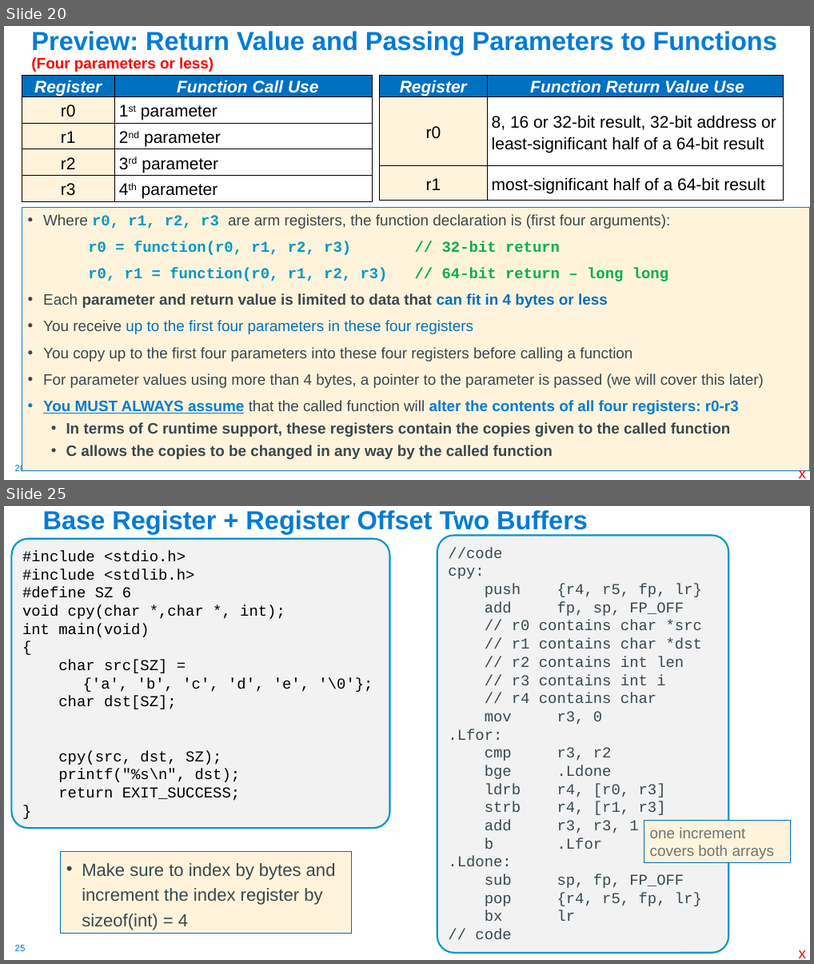
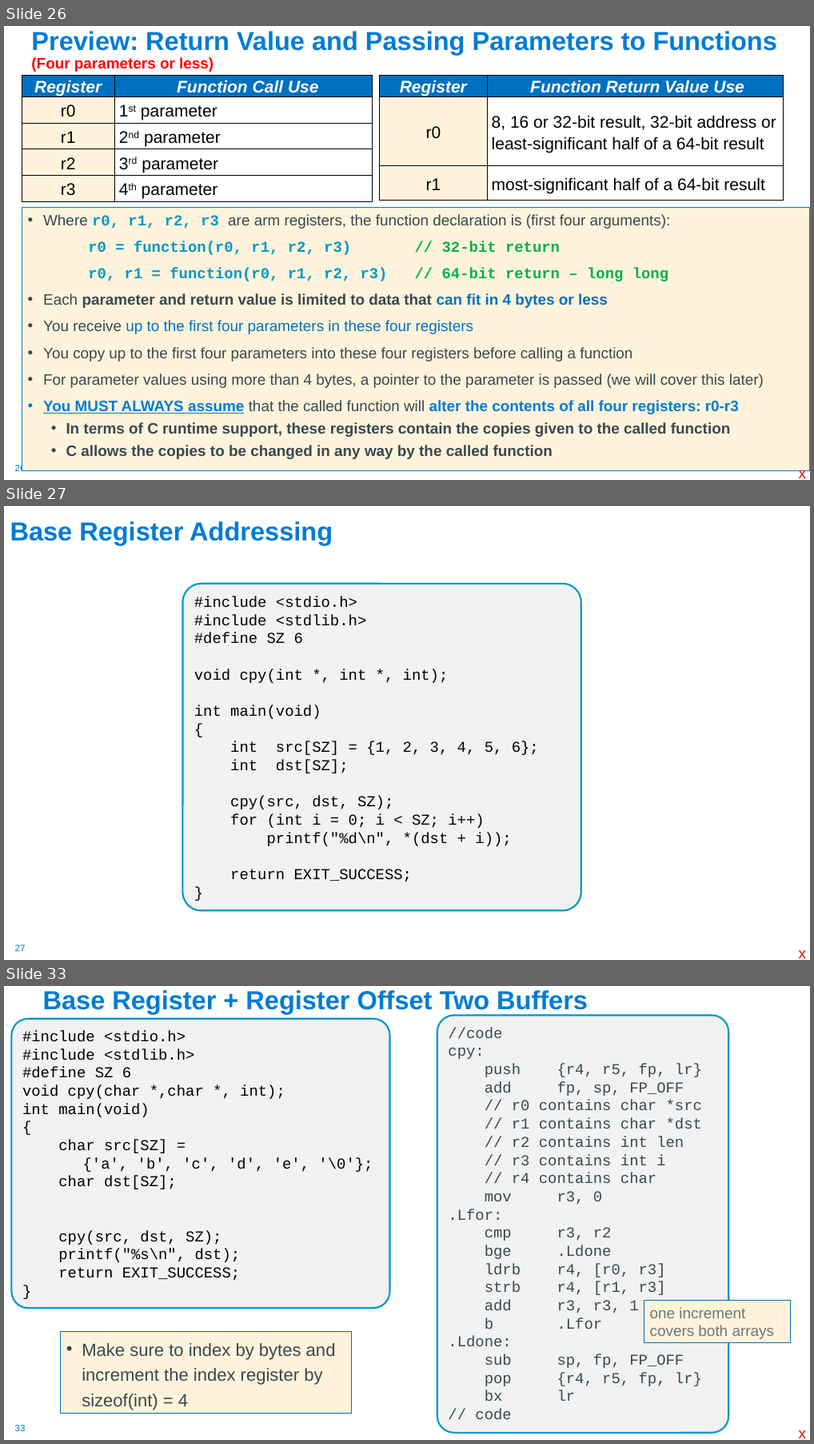
Before and after one commit to cse30-fa22/Muller_CSE30_Lecture_Slides, a slide deck: 08_Assm_Part3.pptx. Shown one above the other, each under a label of ours: slides 20 and 25 before the commit, slides 26, 27 and 33 after it; the slides between them are not shown. The pictures are 814x964 and 814x1444 pixels, drawn with LibreOffice and Linux fonts; fonts in the diff are those of the drawing. Boxes give left, top, right and bottom in pixels: in the first picture for what was removed or moved away, otherwise in the second. Text is boxed around its words. In the diff, an @@ line names an element or a change of style, - is before the commit and + after.

```diff
--- a/08_Assm_Part3.pptx
+++ b/08_Assm_Part3.pptx
@@ slide 27 added at (x1=4, y1=506, x2=810, y2=960), background #FFFFFF; not listed: 1 template element that a slide beside it also shows @@
@@ title added at (x1=10, y1=521, x2=333, y2=545), 31 pt, text #007CD5, bold @@
+Base Register Addressing
@@ rounded rectangle added at (x1=183, y1=584, x2=582, y2=910), fill #F2F2F2, outline #0098C9 2 pt, 18 pt, text #000000 @@
+#include <stdio.h>
+#include <stdlib.h>
+#define SZ 6
+void cpy(int *, int *, int);
+int main(void)
+{
+int src[SZ] = {1, 2, 3, 4, 5, 6};
+int dst[SZ];
+cpy(src, dst, SZ);
+for (int i = 0; i < SZ; i++)
+printf("%d\n", *(dst + i));
+return EXIT_SUCCESS;
+}
@@ text added at (x1=799, y1=950, x2=806, y2=958), 18 pt, text #FF0000 @@
+x
@@ what was slide 20 is now slide 26 @@
@@ what was slide 25 is now slide 33 @@
@@ page number at (x1=15, y1=1424, x2=26, y2=1431): text changed @@
-25
+33
```
Also in this commit, not shown: 13 slides changed, 14 other slides added, 1 slide removed, 1 other file.
